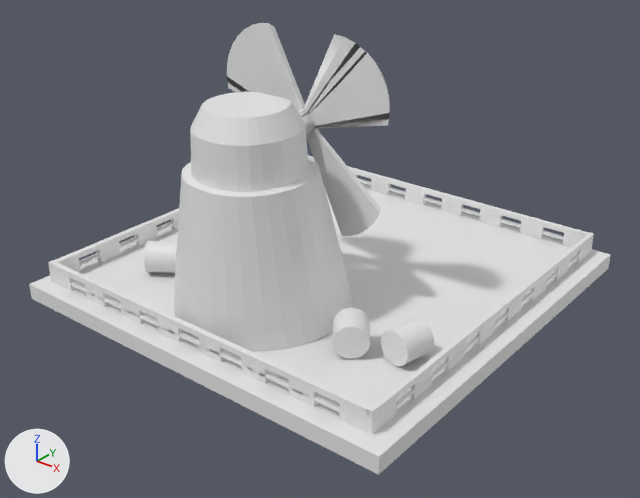
What one commit did to the FBX model CityBuilderRTS/CityBuilder/CityBuilder/bin/data/Farm.fbx.
Before and after are seen from a camera (50 mm lens) standing at (2.35, -3.02, 1.96) and looking at (0.07, -0.16, 0.19). Arrows for +X, +Y and +Z are at lower left; the lights stay in place. Where no turn or scale is listed for an object, it has been applied to the vertices. Vertices at the same position are counted once.
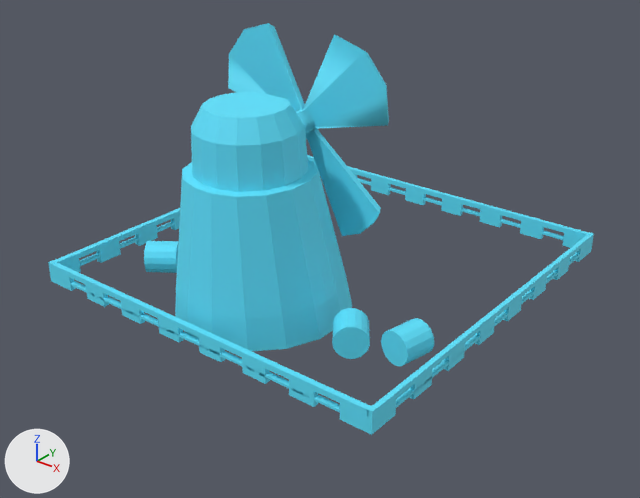
The change in detail:
Material 'Material' (mat_material) is new.
Its base color is (0.109, 0.772, 1.0) (cyan #5de4ff).
Its roughness is 0.69.
me_cube is used by ob_cube; location (0.0, 0.0, 0.0).
me_cube had 1308 vertices, 1098 faces and spanned x -1.0..1.0, y -1.0..1.0, z -0.08..1.18.
me_cube now has 758 vertices, 552 faces and spans x -0.94..0.91, y -1.0..1.0, z -0.01..1.18.
me_cube part 1: 550 vertices removed from x -1.0..1.0, y -1.0..1.0, z -0.08..1.18.
me_cube part 2: 373 faces spanning x -0.94..0.91, y -0.92..0.97, z -0.01..1.18 switch from no material to mat_material (cyan #5de4ff).

What differs and where, as boxes [x1, y1, x2, y2] in the pictures (640 x 498 px):
'Cube', reshaped (6% narrower, 9% shorter)
    before: [29, 23, 611, 475]
    after: [48, 23, 594, 435]
part 1 of me_cube, deleted
    before: [29, 23, 611, 475]
part 2 of me_cube, recoloured (white to cyan)
    both: [48, 24, 594, 435]
